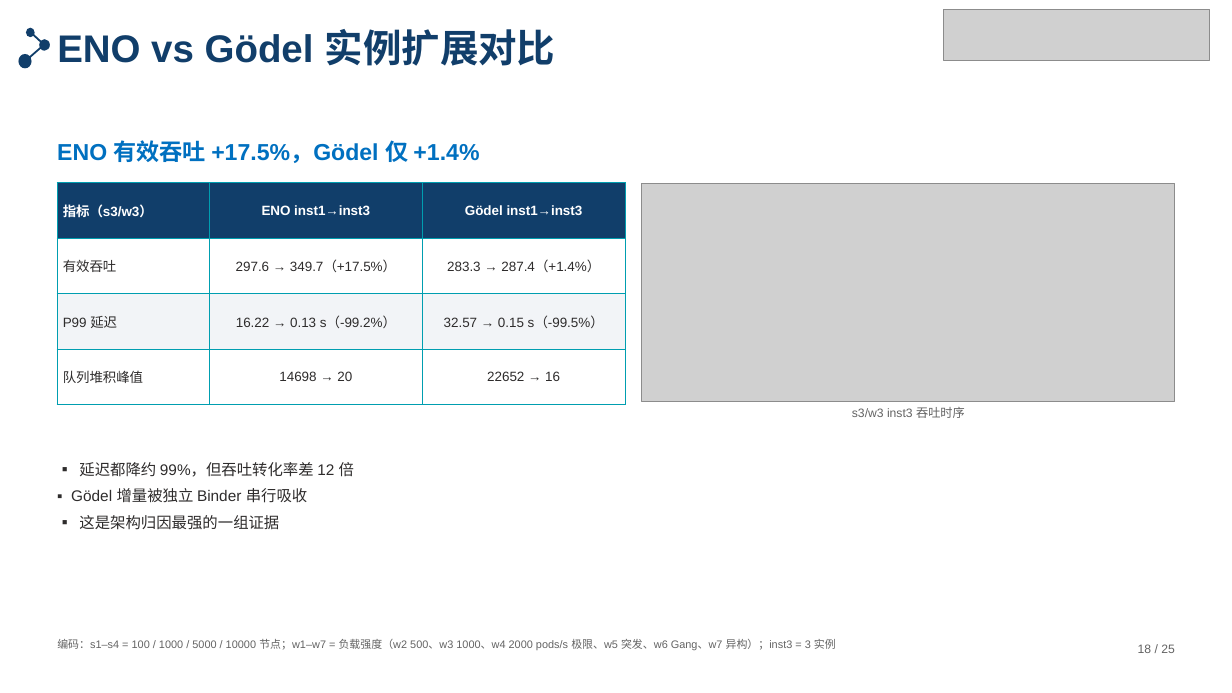
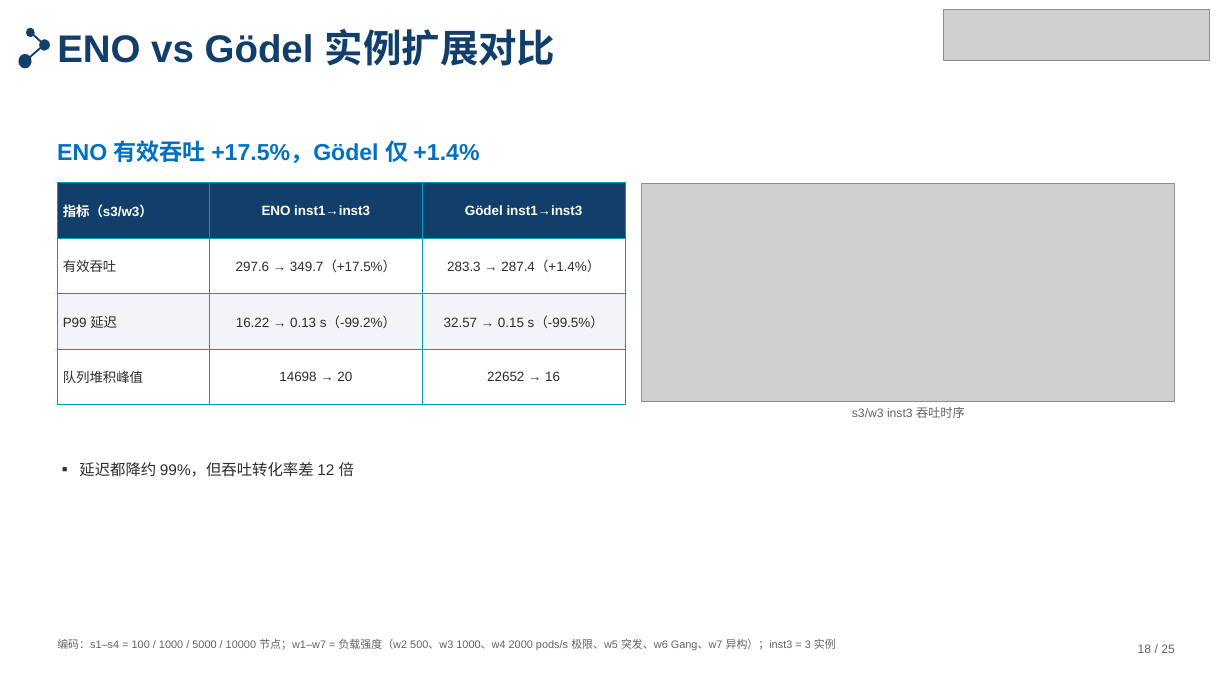
Before and after one commit to tengfei86/godel-scheduler, a slide deck: slide 18 of docs/thesis/defense/答辩PPT-北航模板版.pptx. Drawn at 1232x693 pixels with LibreOffice and Linux fonts; fonts in the diff are those of the drawing; grey boxes stand for pictures. Boxes give left, top, right and bottom in pixels: in the first picture for what was removed or moved away, otherwise in the second. Text is boxed around its words. In the diff, an @@ line names an element or a change of style, - is before the commit and + after.

```diff
--- a/docs/thesis/defense/答辩PPT-北航模板版.pptx
+++ b/docs/thesis/defense/答辩PPT-北航模板版.pptx
@@ text at <box>71,488,308,530</box>: paragraphs removed @@
-▪ Gödel 增量被独立 Binder 串行吸收
-▪ 这是架构归因最强的一组证据
```
Also in this commit, not shown: 3 other files.
